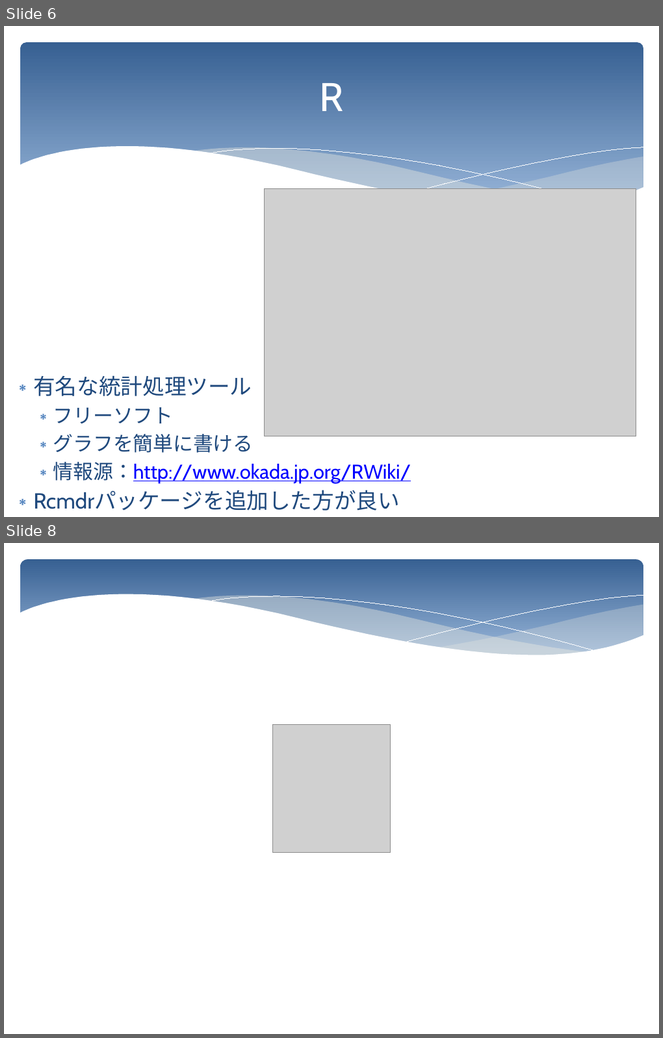
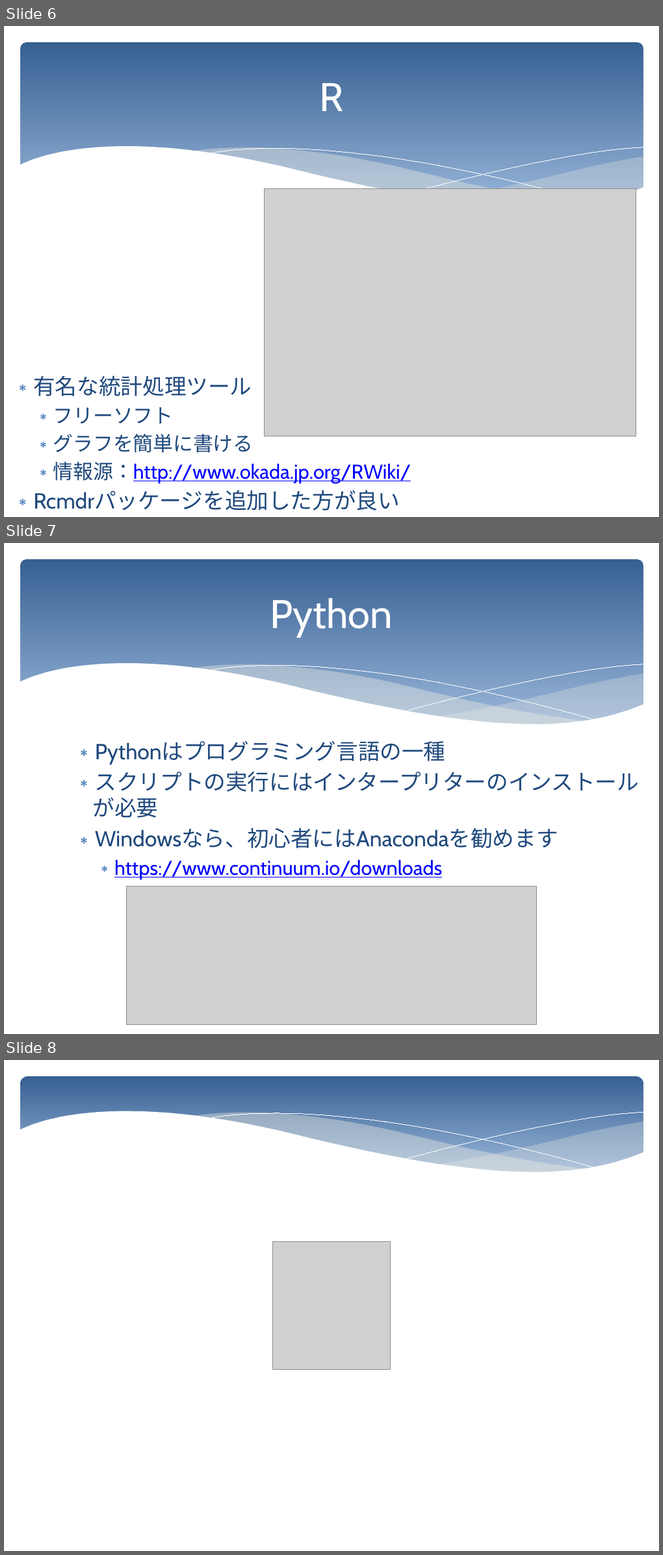
Before and after one commit to KatsuhiroMorishita/birdsong_project, a slide deck: doc/他に揃えたいツール.pptx. Shown one above the other, each under a label of ours: slides 6 and 8 before the commit, slides 6, 7 and 8 after it; the slides between them are not shown. The pictures are 663x1038 and 663x1555 pixels, drawn with LibreOffice and Linux fonts; fonts in the diff are those of the drawing; grey boxes stand for pictures. Boxes give left, top, right and bottom in pixels: in the first picture for what was removed or moved away, otherwise in the second. Text is boxed around its words. In the diff, an @@ line names an element or a change of style, - is before the commit and + after.

Commit message:
ドキュメントの更新
説明書における記述の古い部分を修正した。

```diff
--- a/doc/他に揃えたいツール.pptx
+++ b/doc/他に揃えたいツール.pptx
@@ slide 7 added at (4, 543, 659, 1034), background #FFFFFF; not listed: 6 template elements that a slide beside it also shows @@
@@ title added at (270, 598, 393, 637), 44 pt, text #FFFFFF @@
+Python
@@ text added at (92, 741, 639, 880), 24 pt, text #1F497D @@
+∗ Pythonはプログラミング言語の一種
+∗ スクリプトの実行にはインタープリターのインストールが必要
+∗ Windowsなら、初心者にはAnacondaを勧めます
+  ∗ https://www.continuum.io/downloads
@@ picture added at (126, 887, 537, 1025) @@
```
Also in this commit, not shown: 3 slides changed, 1 slide removed, 9 other files.
